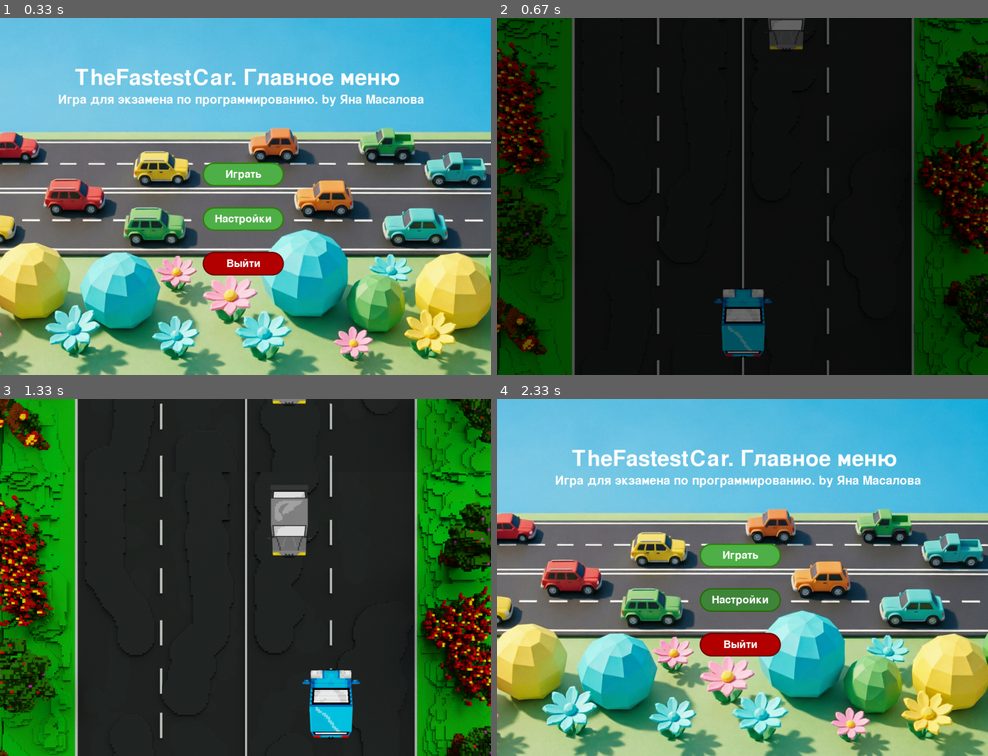
Above: before the commit, frames 1-4 (two rows, left to right).
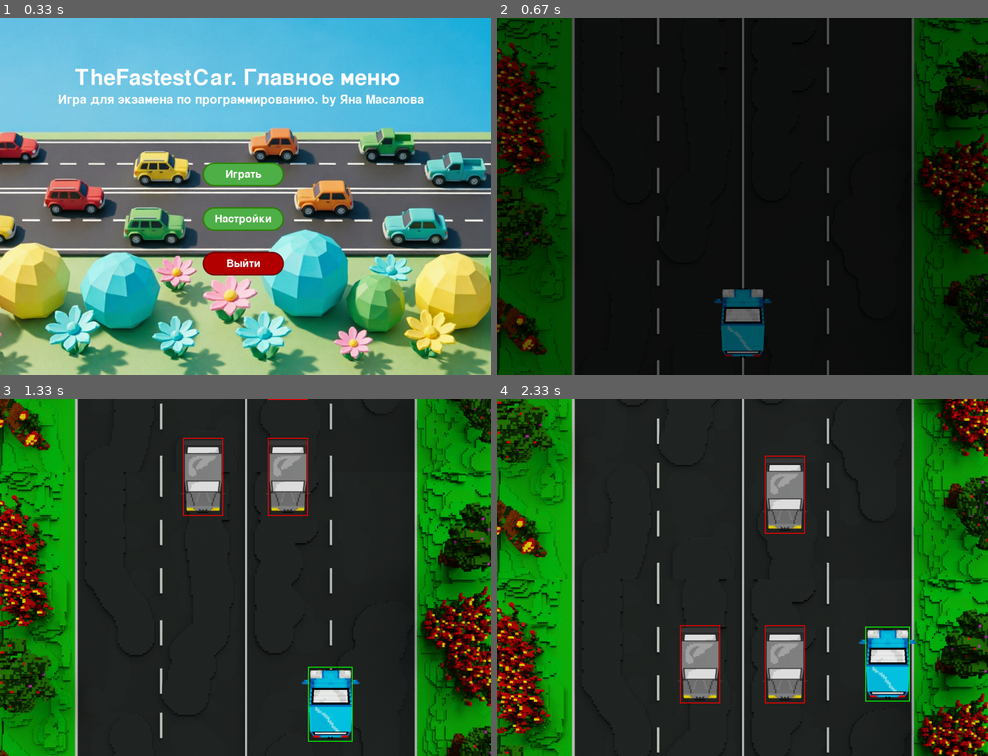
Above: after the commit, the same moments.

Repository: KidIsKing/TheFastestCar
Game: pygame game, started from src/main.py
The game is run twice, just before and just after one commit, with the same random seed, the same clock (stepped at 60 frames per second) and the same inputs.
Inputs (mouse positions are in pixels of both pictures, inside the frame that each line leads up to):
- Up to frame 1 (0.33 s): no input
- Up to frame 2 (0.67 s): click "Играть" at 0.38 s
- Up to frame 3 (1.33 s): hold F1 0.67-1.13 s; hold Right 0.67-1.13 s; move the mouse to (225, 591) at 0.7 s; hold Right from 1.17 s (still down)
- Up to frame 4 (2.33 s): release Right at 1.63 s; hold Up 1.67-1.97 s; hold Right from 2 s (still down)

Frame 1 is identical in both runs. In frame 2, 0.6% of the frame differs, in the area x 44-63%, y 0-96%; in frame 3, 4.2%; in frame 4, 98%, in the area x 0-100%, y 0-100%.

Commit message:
fix hitbox for cars

Diff:
--- a/src/main.py
+++ b/src/main.py
@@ -19,6 +19,8 @@
 # Colors
 WHITE = (255, 255, 255)
 BLACK = (0, 0, 0)
+GREEN = (0, 255, 0)
+RED = (255, 0, 0)
 # Fade
 FADE_SPEED = 10
 MAX_FADE_ALPHA = 150
@@ -40,7 +42,7 @@
 
 
 # Алгоритм 1. Проверка столкновения двух AABB-прямоугольников (Axis-Aligned Bounding Box).
-def aabb_collide(rect1, rect2):
+def aabb_collide(hitbox1, hitbox2):
     """
     Проверка столкновения двух AABB-прямоугольников (Axis-Aligned Bounding Box).
 
@@ -51,10 +53,10 @@
     Возвращает True, если прямоугольники пересекаются.
     """
     return (
-        rect1.left <= rect2.right
-        and rect1.right >= rect2.left
-        and rect1.top <= rect2.bottom
-        and rect1.bottom >= rect2.top
+        hitbox1.left <= hitbox2.right
+        and hitbox1.right >= hitbox2.left
+        and hitbox1.top <= hitbox2.bottom
+        and hitbox1.bottom >= hitbox2.top
     )
 
 
@@ -65,13 +67,18 @@
         self.image = pygame.transform.smoothscale(
             self.image, (self.image.get_width() * 0.35, self.image.get_height() * 0.35)
         )
+
         self.x = WIDTH // 2 - self.image.get_width() // 2
         self.y = START_Y_POS_PLAYER
         self.rect = self.image.get_rect(topleft=(self.x, self.y))
+        self.hitbox = self.rect.inflate(-110, 0)  # уменьшаем хитбокс на 20 пикселей с двух сторон по оси OX
+        self.offset_x = -1  # смещение по оси OX для правки отображения в дебаг-режиме
+
         self.speed = 5
 
     def draw(self, screen):
-        screen.blit(self.image, self.rect.topleft)
+        draw_x = self.rect.x + self.offset_x  # учитываем смещение картинки
+        screen.blit(self.image, (draw_x, self.rect.y))
 
     def move(self):
         keys = pygame.key.get_pressed()
@@ -90,8 +97,10 @@
         self.rect.top = max(self.rect.top, 0)
         self.rect.bottom = min(self.rect.bottom, HEIGHT)
 
-
-class Enemys:
+        self.hitbox.center = self.rect.center  # синхронизируем картинку и её хитбокс
+
+
+class Enemy:
     def __init__(self):
         self.image = pygame.image.load(ASSETS["enemy_car"])
         self.image = pygame.transform.rotate(self.image, 180)
@@ -100,16 +109,22 @@
         )
 
         self.rect = self.image.get_rect()
+        self.hitbox = self.rect.inflate(-180, 0)
+        self.offset_x = -3  # смещение по оси OX для правки отображения в дебаг-режиме
+
         self.spawn()
 
     def spawn(self):
         """Генерация случайных параметров для появления нового врага."""
         self.rect.x = random.choice([130, 320, 510, 700])
-        self.rect.y = -100
-        self.speed = random.randint(3, 7)
+        self.rect.y = -200
+        self.speed = random.randint(5, 7)
+
+        self.hitbox.center = self.rect.center  # синхронизация
 
     def draw(self, screen):
-        screen.blit(self.image, self.rect.topleft)
+        draw_x = self.rect.x + self.offset_x  # учитываем смещение картинки
+        screen.blit(self.image, (draw_x, self.rect.y))
 
     def move(self):
         self.rect.y += self.speed
@@ -117,6 +132,8 @@
         # Если враг ушёл за нижнюю границу — создаём нового
         if self.rect.top > HEIGHT:
             self.spawn()
+
+        self.hitbox.center = self.rect.center  # синхронизация
 
 
 class Road:
@@ -147,26 +164,31 @@
 class GameManager:
     def __init__(self, screen):
         self.screen = screen
+
         self.road = Road()
         self.player = Player()
-        self.enemys = [Enemys() for _ in range(3)]
+        self.enemies = [Enemy() for _ in range(3)]
+
         self.running = True
         self.game_over = False  # Флаг окончания игры
+        self.debug_mode = False
 
     def handle_events(self, event):
         # Возврат в главное меню из игры по нажатию ESC
         if event.type == pygame.KEYDOWN and event.key == pygame.K_ESCAPE:
             self.running = False
+        if event.type == pygame.KEYDOWN and event.key == pygame.K_F1:
+            self.debug_mode = not self.debug_mode  # переключаем режим на обратное значение
 
     def check_enemies_collision(self):
         """Проверка столкновений врагов друг с другом через AABB."""
-        for i, enemy in enumerate(self.enemys):
-            for other in self.enemys[i+1:]:
-                if not aabb_collide(enemy.rect, other.rect):
+        for i, enemy in enumerate(self.enemies):
+            for other in self.enemies[i+1:]:
+                if not aabb_collide(enemy.hitbox, other.hitbox):
                     continue  # столкновения нет - идём дальше
 
                 # Определяем, кто из врагов выше, а кто ниже
-                top_enemy, bottom_enemy = (enemy, other) if enemy.rect.top < other.rect.top else (other, enemy)
+                top_enemy, bottom_enemy = (enemy, other) if enemy.hitbox.top < other.hitbox.top else (other, enemy)
 
                 top_enemy.speed = min(top_enemy.speed, bottom_enemy.speed)  # верхний враг замедляется до скорости нижнего
 
@@ -180,8 +202,8 @@
         if self.game_over:
             return
 
-        for enemy in self.enemys:
-            if aabb_collide(self.player.rect, enemy.rect):
+        for enemy in self.enemies:
+            if aabb_collide(self.player.hitbox, enemy.hitbox):
                 self.game_over = True
                 self.running = False
                 return
@@ -192,7 +214,7 @@
             return
 
         self.road.move()
-        for enemy in self.enemys:
+        for enemy in self.enemies:
             enemy.move()
         self.player.move()
 
@@ -200,12 +222,24 @@
         self.check_enemies_collision()
         self.check_player_enemy_collision()
 
+    def draw_debug(self):
+        """Отрисовка хитбоксов в дебаг-режиме."""
+        if not self.debug_mode:
+            return  # ничего не делаем
+
+        pygame.draw.rect(self.screen, GREEN, self.player.hitbox, 2)
+
+        for enemy in self.enemies:
+            pygame.draw.rect(self.screen, RED, enemy.hitbox, 2)
+
     def draw(self):
         """Отрисовка игрового экрана."""
         self.road.draw(self.screen)
-        for enemy in self.enemys:
+        for enemy in self.enemies:
             enemy.draw(self.screen)
         self.player.draw(self.screen)
+
+        self.draw_debug()
 
     def run(self):
         """Главный процесс игры."""
